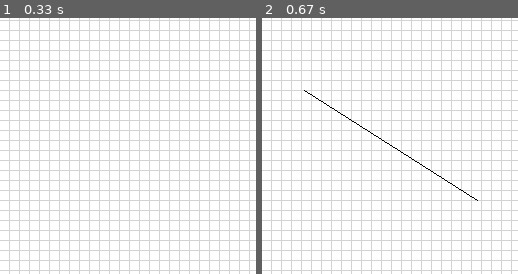
Above: before the commit, frames 1-2 (left to right).
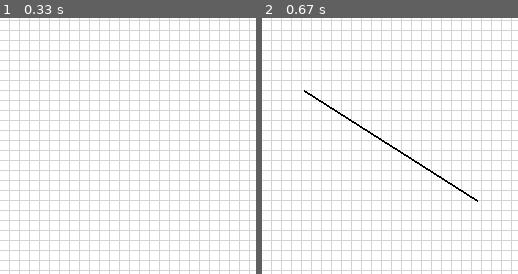
Above: after the commit, the same moments.

Repository: AndyD20/Dungeon-Mapper
Game: pygame game, started from dungeon_mapper.py
Two runs of this game, one before a commit and one after it. Both use one fixed random seed, a clock stepped at 60 frames per second and the inputs below.
Inputs (mouse positions are % of the whole screen's width and height, from its top left):
- Up to frame 1 (0.33 s): no input
- Up to frame 2 (0.67 s): press the mouse at (26, 51) at 0.37 s; move the mouse to (43, 62) at 0.47 s; release the mouse at (60, 72) at 0.6 s
The pictures show only the part of the screen within x 18-68%, y 37-87%; the shares and areas given below are measured in that part.

Frame 1 is identical in both runs. In frame 2, 0.3% of the frame differs, in the area x 16-85%, y 28-72%.

Commit message:
Refactoring changes
Attempt to make the code layout a bit cleaner

Diff:
--- a/draw_grid.py
+++ b/draw_grid.py
@@ -1,9 +1,12 @@
+from math import floor
 from pygame import draw
+
 
 shape = __import__('program_variables').ProgramVariables.shape
 tile_size = __import__('program_variables').ProgramVariables.tile_size
 grey = __import__('program_variables').ProgramVariables.Colours.grey
 white = __import__('program_variables').ProgramVariables.Colours.white
+grid_line_size = floor(tile_size / 10)
 
 
 def draw_grid(display_surface):
@@ -12,14 +15,14 @@
     if shape[0] == shape[1]:
         for x in range(0, shape[0]):
             if x % tile_size == 0:
-                draw.line(display_surface, grey, (x, 0), (x, shape[0] - 1), 1)
-                draw.line(display_surface, grey, (0, x), (shape[0] - 1, x), 1)
+                draw.line(display_surface, grey, (x, 0), (x, shape[0] - 1), grid_line_size)
+                draw.line(display_surface, grey, (0, x), (shape[0] - 1, x), grid_line_size)
 
     else:
         for x in range(0, shape[0]):
             if x % tile_size == 0:
-                draw.line(display_surface, grey, (x, 0), (x, shape[1] - 1), 1)
+                draw.line(display_surface, grey, (x, 0), (x, shape[1] - 1), grid_line_size)
 
         for y in range(0, shape[1]):
             if y % tile_size == 0:
-                draw.line(display_surface, grey, (0, y), (shape[0] - 1, y), 1)
+                draw.line(display_surface, grey, (0, y), (shape[0] - 1, y), grid_line_size)
--- a/drawable_line.py
+++ b/drawable_line.py
@@ -1,3 +1,12 @@
+from pygame import draw
+from math import floor
+
+black = __import__('program_variables').ProgramVariables.Colours.black
+red = __import__('program_variables').ProgramVariables.Colours.red
+
+def_line_size = __import__('program_variables').ProgramVariables.tile_size
+
+def_line_size = floor(def_line_size / 5)
 
 
 class DrawableLine:
@@ -5,3 +14,12 @@
         self.start_pos = start_pos
         self.end_pos = end_pos
         self.is_completed_line = is_completed_line
+
+    def draw_line(self, display_surface):
+        draw.line(
+            display_surface,
+            black if self.is_completed_line else red,
+            (self.start_pos[0], self.start_pos[1]),
+            (self.end_pos[0], self.end_pos[1]),
+            def_line_size
+        )
--- a/user_input.py
+++ b/user_input.py
@@ -1,61 +1,74 @@
-from pygame import draw
 from pygame.locals import *
-from program_variables import ProgramVariables
-from game_state import GameState
+
 from draw_grid import draw_grid
 from drawable_line import DrawableLine
+from game_state import GameState
+from program_variables import ProgramVariables
 
-black = __import__('program_variables').ProgramVariables.Colours.black
-red = __import__('program_variables').ProgramVariables.Colours.red
 mouse_position = __import__('pygame').mouse.get_pos
 
-
+grid_lock = False
 draw_line = False
 line_begin = (0, 0)
 drawn_lines = []
 
 
 def check_for_user_input(events, display_surface):
-
-    m_pos = mouse_position()
-
     global draw_line
     global line_begin
+    global grid_lock
 
     for event in events:
         if event.type == QUIT:
             ProgramVariables.game_state = GameState.STOPPING
 
+        if event.type == KEYUP:
+            if event.key == K_l:
+                grid_lock = not grid_lock
+                print(grid_lock)
+
         if event.type == MOUSEBUTTONDOWN:
-            draw_line = True
-            line_begin = event.pos
+            mouse_down(event)
 
-        for line in drawn_lines:
-            if not line.is_completed_line:
-                drawn_lines.remove(line)
-
-        if draw_line:
-            drawn_lines.append(DrawableLine((line_begin[0], line_begin[1]), (m_pos[0], m_pos[1]), False))
+        old_line_cleanup()
 
         if event.type == MOUSEBUTTONUP and draw_line:
+            mouse_up()
 
-            drawn_lines.append(DrawableLine((line_begin[0], line_begin[1]), (m_pos[0], m_pos[1]), True))
-            draw_line = False
-            line_begin = (0, 0)
+        redraw_grid(display_surface)
 
-        draw_grid(display_surface)
 
-        for line in drawn_lines:
+def redraw_grid(display_surface):
+    draw_grid(display_surface)
+    for line in drawn_lines:
+        line.draw_line(display_surface)
 
-            line_color = black
 
-            if not line.is_completed_line:
-                line_color = red
+def mouse_down(event):
+    global draw_line
+    global line_begin
 
-            draw.line(
-                display_surface,
-                line_color,
-                (line.start_pos[0], line.start_pos[1]),
-                (line.end_pos[0], line.end_pos[1]),
-                1
-            )
+    draw_line = True
+    line_begin = event.pos
+
+
+def old_line_cleanup():
+    m_pos = mouse_position()
+
+    for line in drawn_lines:
+        if not line.is_completed_line:
+            drawn_lines.remove(line)
+
+    if draw_line:
+        drawn_lines.append(DrawableLine((line_begin[0], line_begin[1]), (m_pos[0], m_pos[1]), False))
+
+
+def mouse_up():
+    global draw_line
+    global line_begin
+
+    m_pos = mouse_position()
+
+    drawn_lines.append(DrawableLine((line_begin[0], line_begin[1]), (m_pos[0], m_pos[1]), True))
+    draw_line = False
+    line_begin = (0, 0)
